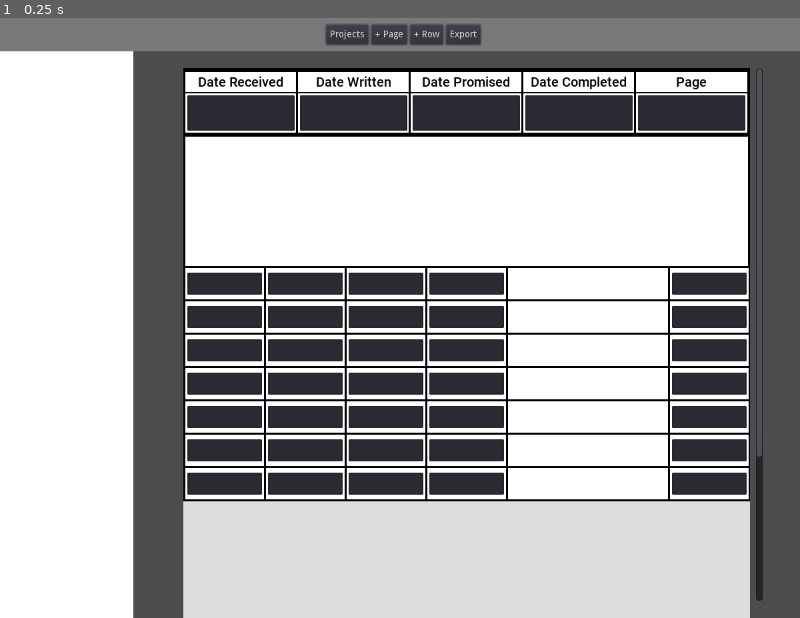
Above: before the commit, frame 1.
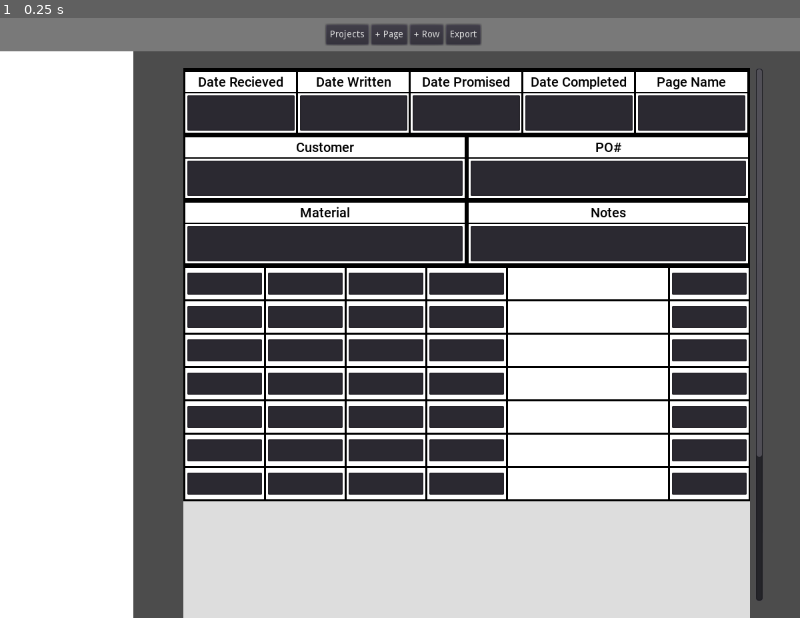
Above: after the commit, the same moment.

Repository: Ryan-Mirch/Work-Order-Creator
Game: Godot game, scene res://Scenes/Main.tscn
Same seed, same stepped clock (60 frames per second), same inputs: the game is played once before the commit and once after it.
Inputs:
- Up to frame 1 (0.25 s): no input

The runs differ from the first frame. In frame 1, 10% of the frame differs, in the area x 23-94%, y 9-42%.

Commit message:
Finished Header
- Rows 2 and 3 are done
- All Header segments come fomr the same object now

Diff:
--- a/Scenes/Entry.gd
+++ b/Scenes/Entry.gd
@@ -7,6 +7,7 @@
 # Called when the node enters the scene tree for the first time.
 func _ready():
 	self.connect("text_changed", self, "_update_label")
+	max_length = $"../..".rect_size.x / 11.5
 
 # Called every frame. 'delta' is the elapsed time since the previous frame.
 #func _process(delta):
--- a/Scenes/Header.tscn
+++ b/Scenes/Header.tscn
@@ -1,6 +1,6 @@
 [gd_scene load_steps=2 format=2]
 
-[ext_resource path="res://Scenes/SmallHeaderEntry.tscn" type="PackedScene" id=1]
+[ext_resource path="res://Scenes/HeaderSegment.tscn" type="PackedScene" id=1]
 
 [node name="ColorRect" type="ColorRect"]
 margin_right = 850.0
@@ -20,31 +20,58 @@
 anchor_bottom = 1.0
 custom_constants/separation = -5
 
-[node name="HBoxContainer" type="HBoxContainer" parent="VBoxContainer"]
+[node name="1st Row" type="HBoxContainer" parent="VBoxContainer"]
 margin_right = 850.0
 margin_bottom = 103.0
 rect_min_size = Vector2( 850, 103 )
 custom_constants/separation = -4
 
-[node name="Date Recieved" parent="VBoxContainer/HBoxContainer" instance=ExtResource( 1 )]
-label = "Date Received"
+[node name="Date Recieved" parent="VBoxContainer/1st Row" instance=ExtResource( 1 )]
 
-[node name="Date Written" parent="VBoxContainer/HBoxContainer" instance=ExtResource( 1 )]
+[node name="Date Written" parent="VBoxContainer/1st Row" instance=ExtResource( 1 )]
 margin_left = 169.0
 margin_right = 342.0
-label = "Date Written"
 
-[node name="Date Promised" parent="VBoxContainer/HBoxContainer" instance=ExtResource( 1 )]
+[node name="Date Promised" parent="VBoxContainer/1st Row" instance=ExtResource( 1 )]
 margin_left = 338.0
 margin_right = 511.0
-label = "Date Promised"
 
-[node name="Date Completed" parent="VBoxContainer/HBoxContainer" instance=ExtResource( 1 )]
+[node name="Date Completed" parent="VBoxContainer/1st Row" instance=ExtResource( 1 )]
 margin_left = 507.0
 margin_right = 680.0
-label = "Date Completed"
 
-[node name="Page Name" parent="VBoxContainer/HBoxContainer" instance=ExtResource( 1 )]
+[node name="Page Name" parent="VBoxContainer/1st Row" instance=ExtResource( 1 )]
 margin_left = 676.0
 margin_right = 849.0
-label = "Page"
+
+[node name="2nd Row" type="HBoxContainer" parent="VBoxContainer"]
+margin_top = 98.0
+margin_right = 850.0
+margin_bottom = 201.0
+rect_min_size = Vector2( 850, 103 )
+custom_constants/separation = 0
+
+[node name="Customer" parent="VBoxContainer/2nd Row" instance=ExtResource( 1 )]
+margin_right = 425.0
+rect_min_size = Vector2( 425, 0 )
+
+[node name="PO#" parent="VBoxContainer/2nd Row" instance=ExtResource( 1 )]
+margin_left = 425.0
+margin_right = 850.0
+rect_min_size = Vector2( 425, 0 )
+
+[node name="3rd Row" type="HBoxContainer" parent="VBoxContainer"]
+margin_top = 196.0
+margin_right = 850.0
+margin_bottom = 299.0
+rect_min_size = Vector2( 850, 103 )
+custom_constants/separation = 0
+
+[node name="Material" parent="VBoxContainer/3rd Row" instance=ExtResource( 1 )]
+margin_right = 425.0
+rect_min_size = Vector2( 425, 0 )
+
+[node name="Notes" parent="VBoxContainer/3rd Row" instance=ExtResource( 1 )]
+margin_left = 425.0
+margin_right = 850.0
+rect_min_size = Vector2( 425, 0 )
--- /dev/null
+++ b/Scenes/HeaderSegment.tscn
@@ -0,0 +1,73 @@
+[gd_scene load_steps=5 format=2]
+
+[ext_resource path="res://Fonts/Roboto28.tres" type="DynamicFont" id=1]
+[ext_resource path="res://Fonts/Roboto.tres" type="DynamicFont" id=2]
+[ext_resource path="res://Scenes/Entry.gd" type="Script" id=3]
+
+[sub_resource type="GDScript" id=1]
+script/source = "extends ColorRect
+
+# Declare member variables here. Examples:
+# var a = 2
+# var b = \"text\"
+# Called when the node enters the scene tree for the first time.
+func _ready():
+	$\"Label Bg/Label\".text = name
+
+# Called every frame. 'delta' is the elapsed time since the previous frame.
+#func _process(delta):
+#	pass
+"
+
+[node name="Date Recieved" type="ColorRect"]
+margin_right = 173.0
+margin_bottom = 103.0
+rect_min_size = Vector2( 173, 0 )
+color = Color( 0, 0, 0, 1 )
+script = SubResource( 1 )
+
+[node name="Entry Bg" type="ColorRect" parent="."]
+anchor_right = 1.0
+anchor_bottom = 1.0
+margin_left = 3.0
+margin_top = 38.0
+margin_right = -3.0
+margin_bottom = -6.0
+
+[node name="Entry Text" type="Label" parent="Entry Bg"]
+anchor_right = 1.0
+anchor_bottom = 1.0
+custom_fonts/font = ExtResource( 1 )
+custom_colors/font_color = Color( 0, 0, 0, 1 )
+align = 1
+valign = 1
+
+[node name="Entry" type="LineEdit" parent="Entry Bg" groups=[
+"Line Edit",
+]]
+anchor_right = 1.0
+anchor_bottom = 1.0
+margin_left = 3.0
+margin_top = 3.0
+margin_right = -3.0
+margin_bottom = -3.0
+custom_fonts/font = ExtResource( 2 )
+align = 1
+max_length = 15
+script = ExtResource( 3 )
+
+[node name="Label Bg" type="ColorRect" parent="."]
+anchor_right = 1.0
+anchor_bottom = 1.0
+margin_left = 3.0
+margin_top = 6.0
+margin_right = -3.0
+margin_bottom = -67.0
+
+[node name="Label" type="Label" parent="Label Bg"]
+anchor_right = 1.0
+anchor_bottom = 1.0
+custom_fonts/font = ExtResource( 2 )
+custom_colors/font_color = Color( 0, 0, 0, 1 )
+align = 1
+valign = 1
--- a/Scenes/Main.tscn
+++ b/Scenes/Main.tscn
@@ -152,7 +152,7 @@
 mouse_filter = 2
 custom_constants/separation = 0
 
-[node name="ColorRect" parent="Page/ViewportContainer/Viewport/VBoxContainer" instance=ExtResource( 1 )]
+[node name="Header" parent="Page/ViewportContainer/Viewport/VBoxContainer" instance=ExtResource( 1 )]
 rect_min_size = Vector2( 850, 300 )
 
 [node name="Small Row" parent="Page/ViewportContainer/Viewport/VBoxContainer" instance=ExtResource( 2 )]
--- a/Scenes/SmallHeaderEntry.tscn
+++ /dev/null
@@ -1,74 +0,0 @@
-[gd_scene load_steps=5 format=2]
-
-[ext_resource path="res://Fonts/Roboto28.tres" type="DynamicFont" id=1]
-[ext_resource path="res://Fonts/Roboto.tres" type="DynamicFont" id=2]
-[ext_resource path="res://Scenes/Entry.gd" type="Script" id=3]
-
-[sub_resource type="GDScript" id=1]
-script/source = "extends ColorRect
-
-# Declare member variables here. Examples:
-# var a = 2
-# var b = \"text\"
-export var label = \"\"
-# Called when the node enters the scene tree for the first time.
-func _ready():
-	$\"Label Bg/Label\".text = label
-
-# Called every frame. 'delta' is the elapsed time since the previous frame.
-#func _process(delta):
-#	pass
-"
-
-[node name="Date Recieved" type="ColorRect"]
-margin_right = 173.0
-margin_bottom = 103.0
-rect_min_size = Vector2( 173, 0 )
-color = Color( 0, 0, 0, 1 )
-script = SubResource( 1 )
-
-[node name="Entry Bg" type="ColorRect" parent="."]
-anchor_right = 1.0
-anchor_bottom = 1.0
-margin_left = 3.0
-margin_top = 38.0
-margin_right = -3.0
-margin_bottom = -6.0
-
-[node name="Entry Text" type="Label" parent="Entry Bg"]
-anchor_right = 1.0
-anchor_bottom = 1.0
-custom_fonts/font = ExtResource( 1 )
-custom_colors/font_color = Color( 0, 0, 0, 1 )
-align = 1
-valign = 1
-
-[node name="Entry" type="LineEdit" parent="Entry Bg" groups=[
-"Line Edit",
-]]
-anchor_right = 1.0
-anchor_bottom = 1.0
-margin_left = 3.0
-margin_top = 3.0
-margin_right = -3.0
-margin_bottom = -3.0
-custom_fonts/font = ExtResource( 2 )
-align = 1
-max_length = 15
-script = ExtResource( 3 )
-
-[node name="Label Bg" type="ColorRect" parent="."]
-anchor_right = 1.0
-anchor_bottom = 1.0
-margin_left = 3.0
-margin_top = 6.0
-margin_right = -3.0
-margin_bottom = -67.0
-
-[node name="Label" type="Label" parent="Label Bg"]
-anchor_right = 1.0
-anchor_bottom = 1.0
-custom_fonts/font = ExtResource( 2 )
-custom_colors/font_color = Color( 0, 0, 0, 1 )
-align = 1
-valign = 1
Not shown, added: Scenes/HeaderSegment
